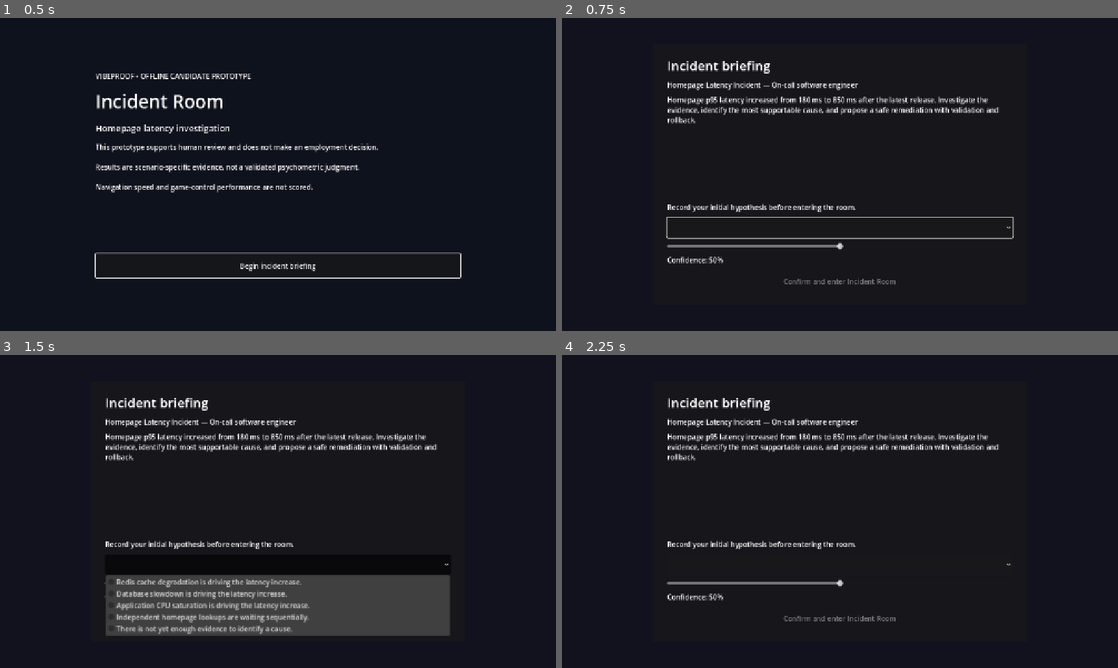
Above: before the commit, frames 1-4 (two rows, left to right).
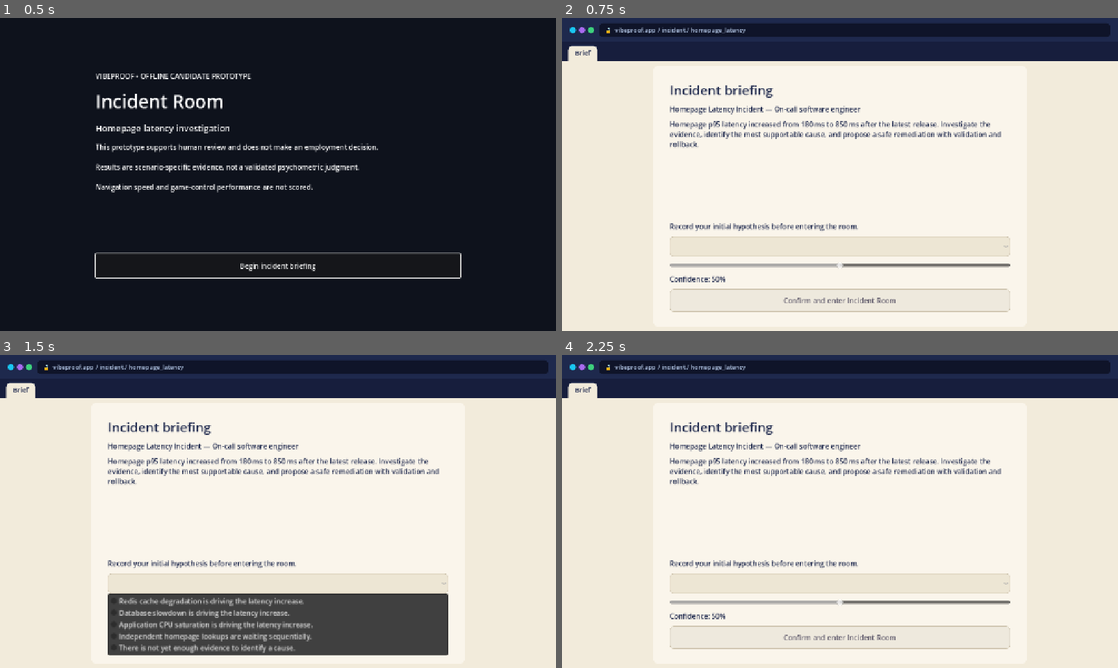
Above: after the commit, the same moments.

Repository: mengfoong-dev/codex-candidate-assesment-system
Game: Godot game, scene res://scenes/main/main.tscn
The game is run twice, just before and just after one commit, with the same random seed, the same clock (stepped at 60 frames per second) and the same inputs.
Inputs (mouse positions are in pixels of both pictures, inside the frame that each line leads up to; where the layout moved, square brackets give the same spot in the first picture):
- Up to frame 1 (0.5 s): no input
- Up to frame 2 (0.75 s): click "Begin incident briefing" at 0.5 s
- Up to frame 3 (1.5 s): click (278, 583) [278, 564] at 1.25 s
- Up to frame 4 (2.25 s): click (584, 389) at 2 s, where only the run after the commit has a clickable "Brief"

Frame 1 is identical in both runs. In frame 2, 96% of the frame differs, in the area x 0-100%, y 0-100%; in frame 3, 90%; in frame 4, 96%.

Commit message:
feat: present the assessment as a browser-tabs desktop workspace

Diff:
--- a/apps/incident-room/scenes/main/main.tscn
+++ b/apps/incident-room/scenes/main/main.tscn
@@ -8,6 +8,7 @@
 [ext_resource type="PackedScene" path="res://scenes/ui/hypothesis_panel.tscn" id="6_hypothesis"]
 [ext_resource type="PackedScene" path="res://scenes/ui/release_panel.tscn" id="7_release"]
 [ext_resource type="PackedScene" path="res://scenes/ui/unscored_summary.tscn" id="8_summary"]
+[ext_resource type="PackedScene" path="res://scenes/ui/browser_workspace.tscn" id="9_browser"]
 
 [node name="Main" type="Node"]
 script = ExtResource("1_main")
@@ -56,6 +57,10 @@
 theme_override_colors/font_color = Color(1, 0.42, 0.42, 1)
 autowrap_mode = 2
 
+[node name="BrowserWorkspace" parent="UI" instance=ExtResource("9_browser")]
+visible = false
+demo_mode = false
+
 [node name="TitleScreen" parent="UI" instance=ExtResource("3_title")]
 
 [node name="BriefingPanel" parent="UI" instance=ExtResource("4_briefing")]
--- a/apps/incident-room/scenes/ui/browser_workspace.tscn
+++ b/apps/incident-room/scenes/ui/browser_workspace.tscn
@@ -1,26 +1,12 @@
-[gd_scene load_steps=13 format=3]
+[gd_scene load_steps=10 format=3]
 
 [ext_resource type="Script" path="res://scripts/presentation/browser_workspace.gd" id="1_browser"]
 
-[sub_resource type="StyleBoxFlat" id="Desktop"]
-bg_color = Color(0.07, 0.07, 0.12, 1)
-
-[sub_resource type="StyleBoxFlat" id="Window"]
-bg_color = Color(0.95, 0.92, 0.86, 1)
-corner_radius_top_left = 14
-corner_radius_top_right = 14
-corner_radius_bottom_right = 14
-corner_radius_bottom_left = 14
-shadow_color = Color(0, 0, 0, 0.35)
-shadow_size = 18
-
 [sub_resource type="StyleBoxFlat" id="Chrome"]
 bg_color = Color(0.12, 0.16, 0.3, 1)
-corner_radius_top_left = 14
-corner_radius_top_right = 14
-content_margin_left = 16.0
+content_margin_left = 18.0
 content_margin_top = 12.0
-content_margin_right = 16.0
+content_margin_right = 18.0
 content_margin_bottom = 10.0
 
 [sub_resource type="StyleBoxFlat" id="AddressPill"]
@@ -57,19 +43,13 @@
 
 [sub_resource type="StyleBoxFlat" id="TabStrip"]
 bg_color = Color(0.09, 0.12, 0.24, 1)
-content_margin_left = 12.0
+content_margin_left = 14.0
 content_margin_top = 8.0
-content_margin_right = 12.0
+content_margin_right = 14.0
 content_margin_bottom = 0.0
 
 [sub_resource type="StyleBoxFlat" id="Content"]
 bg_color = Color(0.95, 0.92, 0.86, 1)
-corner_radius_bottom_right = 14
-corner_radius_bottom_left = 14
-content_margin_left = 30.0
-content_margin_top = 26.0
-content_margin_right = 30.0
-content_margin_bottom = 26.0
 
 [node name="BrowserWorkspace" type="Control"]
 layout_mode = 3
@@ -78,86 +58,66 @@
 anchor_bottom = 1.0
 script = ExtResource("1_browser")
 
-[node name="Desktop" type="Panel" parent="."]
+[node name="Frame" type="VBoxContainer" parent="."]
 layout_mode = 1
 anchors_preset = 15
 anchor_right = 1.0
 anchor_bottom = 1.0
-theme_override_styles/panel = SubResource("Desktop")
-
-[node name="Window" type="PanelContainer" parent="."]
-layout_mode = 1
-anchors_preset = 8
-anchor_left = 0.5
-anchor_top = 0.5
-anchor_right = 0.5
-anchor_bottom = 0.5
-offset_left = -510.0
-offset_top = -320.0
-offset_right = 510.0
-offset_bottom = 320.0
-grow_horizontal = 2
-grow_vertical = 2
-theme_override_styles/panel = SubResource("Window")
-
-[node name="Frame" type="VBoxContainer" parent="Window"]
-layout_mode = 2
 theme_override_constants/separation = 0
 
-[node name="Chrome" type="PanelContainer" parent="Window/Frame"]
+[node name="Chrome" type="PanelContainer" parent="Frame"]
 layout_mode = 2
 theme_override_styles/panel = SubResource("Chrome")
 
-[node name="ChromeRow" type="HBoxContainer" parent="Window/Frame/Chrome"]
+[node name="ChromeRow" type="HBoxContainer" parent="Frame/Chrome"]
 layout_mode = 2
-theme_override_constants/separation = 10
+theme_override_constants/separation = 12
 
-[node name="Dots" type="HBoxContainer" parent="Window/Frame/Chrome/ChromeRow"]
+[node name="Dots" type="HBoxContainer" parent="Frame/Chrome/ChromeRow"]
 layout_mode = 2
 theme_override_constants/separation = 7
 
-[node name="Dot1" type="Panel" parent="Window/Frame/Chrome/ChromeRow/Dots"]
+[node name="Dot1" type="Panel" parent="Frame/Chrome/ChromeRow/Dots"]
 custom_minimum_size = Vector2(14, 14)
 layout_mode = 2
 size_flags_vertical = 4
 theme_override_styles/panel = SubResource("DotCyan")
 
-[node name="Dot2" type="Panel" parent="Window/Frame/Chrome/ChromeRow/Dots"]
+[node name="Dot2" type="Panel" parent="Frame/Chrome/ChromeRow/Dots"]
 custom_minimum_size = Vector2(14, 14)
 layout_mode = 2
 size_flags_vertical = 4
 theme_override_styles/panel = SubResource("DotViolet")
 
-[node name="Dot3" type="Panel" parent="Window/Frame/Chrome/ChromeRow/Dots"]
+[node name="Dot3" type="Panel" parent="Frame/Chrome/ChromeRow/Dots"]
 custom_minimum_size = Vector2(14, 14)
 layout_mode = 2
 size_flags_vertical = 4
 theme_override_styles/panel = SubResource("DotGreen")
 
-[node name="Address" type="PanelContainer" parent="Window/Frame/Chrome/ChromeRow"]
+[node name="Address" type="PanelContainer" parent="Frame/Chrome/ChromeRow"]
 layout_mode = 2
 size_flags_horizontal = 3
 theme_override_styles/panel = SubResource("AddressPill")
 
-[node name="Url" type="Label" parent="Window/Frame/Chrome/ChromeRow/Address"]
+[node name="Url" type="Label" parent="Frame/Chrome/ChromeRow/Address"]
 layout_mode = 2
 theme_override_colors/font_color = Color(0.74, 0.82, 0.95, 1)
 theme_override_font_sizes/font_size = 14
 text = "🔒  vibeproof.app / incident / homepage-latency-spike"
 
-[node name="TabStrip" type="PanelContainer" parent="Window/Frame"]
+[node name="TabStrip" type="PanelContainer" parent="Frame"]
 layout_mode = 2
 theme_override_styles/panel = SubResource("TabStrip")
 
-[node name="Tabs" type="HBoxContainer" parent="Window/Frame/TabStrip"]
+[node name="Tabs" type="HBoxContainer" parent="Frame/TabStrip"]
 layout_mode = 2
 theme_override_constants/separation = 6
 
-[node name="Content" type="PanelContainer" parent="Window/Frame"]
+[node name="Content" type="PanelContainer" parent="Frame"]
 layout_mode = 2
 size_flags_vertical = 3
 theme_override_styles/panel = SubResource("Content")
 
-[node name="Page" type="VBoxContainer" parent="Window/Frame/Content"]
+[node name="PanelHost" type="Control" parent="Frame/Content"]
 layout_mode = 2
-theme_override_constants/separation = 12
--- a/apps/incident-room/scripts/presentation/browser_workspace.gd
+++ b/apps/incident-room/scripts/presentation/browser_workspace.gd
@@ -20,15 +20,16 @@
 
 @export var demo_mode := true
 
-@onready var _tabs_box: HBoxContainer = $Window/Frame/TabStrip/Tabs
-@onready var _page: VBoxContainer = $Window/Frame/Content/Page
-@onready var _url: Label = $Window/Frame/Chrome/ChromeRow/Address/Url
+@onready var _tabs_box: HBoxContainer = $Frame/TabStrip/Tabs
+@onready var _host: Control = $Frame/Content/PanelHost
+@onready var _url: Label = $Frame/Chrome/ChromeRow/Address/Url
 
 var _tab_defs: Array = []
 var _active_key := ""
 var _buttons: Dictionary = {}
 
 func _ready() -> void:
+    _apply_page_theme()
     if demo_mode:
         set_tabs([
             {"key": "observability_wall", "label": "Observability"},
@@ -60,15 +61,48 @@
     _active_key = key
     _restyle_tabs()
 
-func content_root() -> VBoxContainer:
-    return _page
+func content_root() -> Control:
+    return _host
 
 func clear_page() -> void:
-    for child: Node in _page.get_children():
+    for child: Node in _host.get_children():
         child.queue_free()
 
 func set_url(text: String) -> void:
     _url.text = text
+
+func _apply_page_theme() -> void:
+    # Light "web page" theme for hosted panels. The chrome's own nodes use explicit
+    # style overrides, which win over this theme, so only the tab pages are restyled.
+    var t := Theme.new()
+    t.set_color("font_color", "Label", INK)
+    t.set_color("default_color", "RichTextLabel", INK)
+    t.set_color("font_color", "Button", INK)
+    t.set_color("font_hover_color", "Button", INK)
+    t.set_color("font_pressed_color", "Button", INK)
+    t.set_color("font_disabled_color", "Button", MUTED)
+    t.set_color("font_color", "OptionButton", INK)
+    t.set_color("font_hover_color", "OptionButton", INK)
+    var card := StyleBoxFlat.new()
+    card.bg_color = Color(0.98, 0.96, 0.92, 1)
+    card.set_corner_radius_all(12)
+    card.set_content_margin_all(6)
+    t.set_stylebox("panel", "PanelContainer", card)
+    t.set_stylebox("panel", "Panel", card)
+    for state: String in ["normal", "hover", "pressed", "focus", "disabled"]:
+        var box := StyleBoxFlat.new()
+        box.bg_color = Color(0.93, 0.9, 0.83, 1)
+        if state == "hover":
+            box.bg_color = Color(0.9, 0.86, 0.77, 1)
+        elif state == "disabled":
+            box.bg_color = Color(0.9, 0.88, 0.83, 0.6)
+        box.set_corner_radius_all(8)
+        box.set_content_margin_all(9)
+        box.set_border_width_all(1)
+        box.border_color = Color(0.82, 0.78, 0.7, 1)
+        t.set_stylebox(state, "Button", box)
+        t.set_stylebox(state, "OptionButton", box)
+    theme = t
 
 func _on_tab_pressed(key: String) -> void:
     set_active_tab(key)
@@ -132,11 +166,21 @@
 
 func _build_demo_page() -> void:
     clear_page()
-    _page.add_child(_heading("Observability Wall", 27, INK))
-    _page.add_child(_heading("Open evidence artifacts. Repeated views stay in the session timeline.", 15, MUTED))
-    _page.add_child(_card_button("📊  Latency dashboard — p99 spike at 14:02 UTC"))
-    _page.add_child(_card_button("📈  Error-rate panel — 4xx flat, 5xx climbing"))
-    _page.add_child(_card_button("🗒️  Deploy log — release r-2291 rolled out 13:58"))
-    _page.add_child(HSeparator.new())
-    _page.add_child(_heading("Scripted assistant", 18, ACCENTS["observability_wall"]))
-    _page.add_child(_heading("\"The p99 climb starts right after r-2291. Want me to pull the diff?\"", 15, INK))
+    var margin := MarginContainer.new()
+    margin.set_anchors_and_offsets_preset(Control.PRESET_FULL_RECT)
+    margin.add_theme_constant_override("margin_left", 30)
+    margin.add_theme_constant_override("margin_top", 26)
+    margin.add_theme_constant_override("margin_right", 30)
+    margin.add_theme_constant_override("margin_bottom", 26)
+    _host.add_child(margin)
+    var page := VBoxContainer.new()
+    page.add_theme_constant_override("separation", 12)
+    margin.add_child(page)
+    page.add_child(_heading("Observability Wall", 27, INK))
+    page.add_child(_heading("Open evidence artifacts. Repeated views stay in the session timeline.", 15, MUTED))
+    page.add_child(_card_button("📊  Latency dashboard — p99 spike at 14:02 UTC"))
+    page.add_child(_card_button("📈  Error-rate panel — 4xx flat, 5xx climbing"))
+    page.add_child(_card_button("🗒️  Deploy log — release r-2291 rolled out 13:58"))
+    page.add_child(HSeparator.new())
+    page.add_child(_heading("Scripted assistant", 18, ACCENTS["observability_wall"]))
+    page.add_child(_heading("\"The p99 climb starts right after r-2291. Want me to pull the diff?\"", 15, INK))
--- a/apps/incident-room/scripts/presentation/main.gd
+++ b/apps/incident-room/scripts/presentation/main.gd
@@ -17,6 +17,16 @@
 @onready var hypothesis_panel: Control = $UI/HypothesisPanel
 @onready var release_panel: Control = $UI/ReleasePanel
 @onready var summary_panel: Control = $UI/UnscoredSummary
+@onready var browser: BrowserWorkspace = $UI/BrowserWorkspace
+
+const ROOM_TABS := [
+    {"key": "observability_wall", "label": "Observability"},
+    {"key": "developer_desk", "label": "Developer"},
+    {"key": "release_console", "label": "Release"},
+    {"key": "hypothesis", "label": "Hypothesis"},
+]
+const BRIEF_TABS := [{"key": "brief", "label": "Brief"}]
+const REPORT_TABS := [{"key": "report", "label": "Report"}]
 
 var _scenario: Dictionary = {}
 var _logger_factory := Callable()
@@ -31,6 +41,7 @@
 
 func _ready() -> void:
     _connect_signals()
+    _setup_browser()
     if _scenario.is_empty():
         var loaded: Dictionary = ScenarioLoader.load_file("res://data/scenarios/homepage_latency_v1.json")
         if not loaded.ok:
@@ -110,7 +121,8 @@
         return _reject("Hypothesis revision is only available inside the Incident Room")
     var result: Dictionary = _session.revise_hypothesis(hypothesis_id, confidence, fact_ids)
     if result.ok:
-        _close_modals()
+        # Stay on the Hypothesis tab and reflect the revised state.
+        hypothesis_panel.configure(_scenario, _session.snapshot())
     return _finish_intent(result)
 
 func request_verification(test_id: String, remediation_id: String) -> Dictionary:
@@ -201,6 +213,22 @@
     for panel: Control in [investigation_panel, hypothesis_panel, release_panel]:
         panel.visibility_changed.connect(_sync_player_input)
 
+func _setup_browser() -> void:
+    # Host the existing assessment panels inside the browser so the desktop reads
+    # like a candidate opening tabs in a web app. Reparenting keeps the cached
+    # references and the coordinator's existing show/hide logic intact.
+    var host := browser.content_root()
+    for panel: Control in [briefing_panel, investigation_panel, hypothesis_panel, release_panel, summary_panel]:
+        panel.reparent(host, false)
+    browser.tab_activated.connect(_on_tab_activated)
+
+func _on_tab_activated(key: String) -> void:
+    match key:
+        "observability_wall", "developer_desk", "release_console":
+            open_station(key)
+        "hypothesis":
+            open_hypothesis_panel()
+
 func _configure_static_ui() -> void:
     if _scenario.is_empty():
         return
@@ -208,18 +236,33 @@
     persistence_warning.text = ""
     message_label.text = ""
     station_hint.text = "E interact • 1/2/3 stations • H revise hypothesis"
+    browser.set_url("🔒  vibeproof.app / incident / %s" % str(_scenario.get("scenario_id", "session")))
 
 func _show_phase(next_phase: String) -> void:
     _phase = next_phase
     title_screen.visible = next_phase == "title"
+    # The 3D office is the sit-down backdrop behind the title; the browser fills
+    # the screen once the candidate is working.
+    room.visible = next_phase == "title"
+    browser.visible = next_phase == "briefing" or next_phase == "room" or next_phase == "summary"
+    hud.visible = false
     briefing_panel.visible = next_phase == "briefing"
-    room.visible = next_phase == "room"
-    hud.visible = next_phase == "room"
     summary_panel.visible = next_phase == "summary"
     if next_phase != "room":
         investigation_panel.hide()
         hypothesis_panel.hide()
         release_panel.hide()
+    match next_phase:
+        "briefing":
+            browser.set_tabs(BRIEF_TABS)
+            browser.set_active_tab("brief")
+        "room":
+            browser.set_tabs(ROOM_TABS)
+            open_station("observability_wall")
+            browser.set_active_tab("observability_wall")
+        "summary":
+            browser.set_tabs(REPORT_TABS)
+            browser.set_active_tab("report")
     _sync_player_input()
 
 func _show_modal(panel: Control) -> void:
Not shown: 1 places in apps/incident-room/scenes/main/main.tscn that only renumber resources
